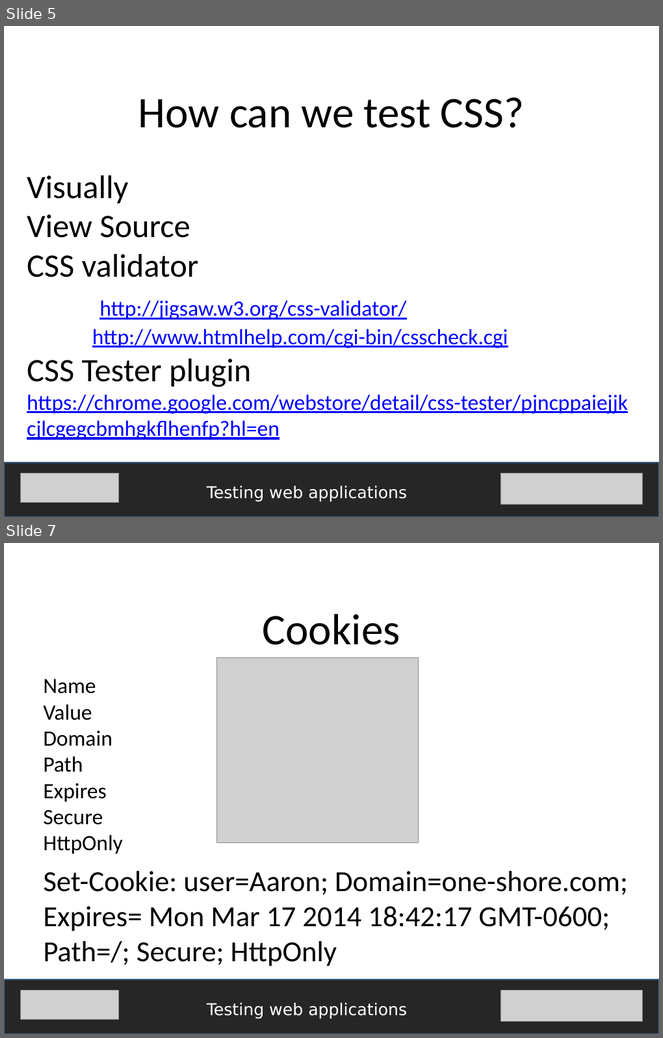
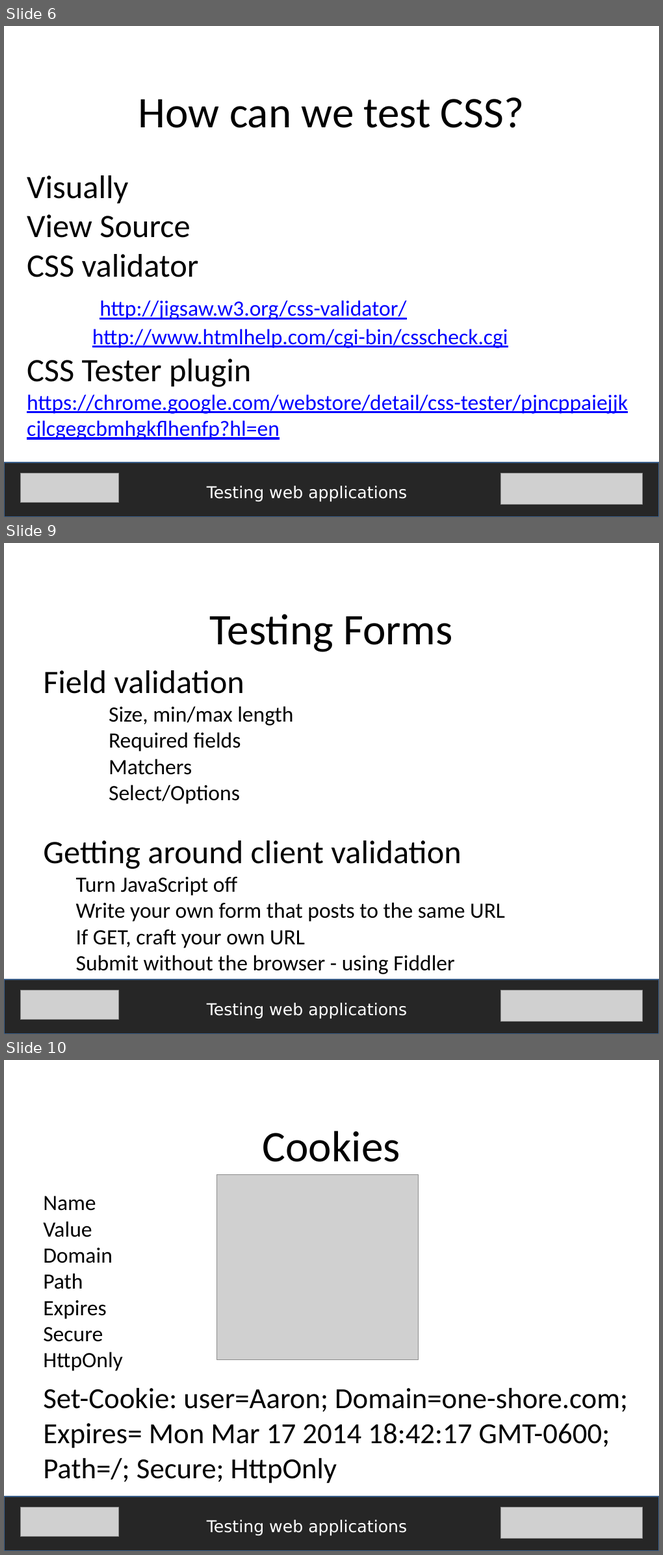
Before and after one commit to fijiaaron/testing-web-apps-and-services, a slide deck: presentations/Testing web apps.pptx. Shown one above the other, each under a label of ours: slides 5 and 7 before the commit, slides 6, 9 and 10 after it; the slides between them are not shown. The pictures are 663x1038 and 663x1555 pixels, drawn with LibreOffice and Linux fonts; fonts in the diff are those of the drawing; grey boxes stand for pictures. Boxes give left, top, right and bottom in pixels: in the first picture for what was removed or moved away, otherwise in the second. Text is boxed around its words. In the diff, an @@ line names an element or a change of style, - is before the commit and + after.

Commit message:
testing web apps done

```diff
--- a/presentations/Testing web apps.pptx
+++ b/presentations/Testing web apps.pptx
@@ slide 9 added at [4,543,659,1034], background #FFFFFF @@
@@ text added at [210,614,453,652], 48 pt, text #000000 @@
+Testing Forms
@@ text added at [43,670,505,975], 24 pt, text #000000 @@
+Field validation
+Size, min/max length
+Required fields
+Matchers
+Select/Options
+Getting around client validation
+  Turn JavaScript off
+  Write your own form that posts to the same URL
+  If GET, craft your own URL
+  Submit without the browser - using Fiddler
@@ rectangle added at [4,980,659,1034], fill #262626, outline #3A5F8C 2 pt @@
@@ picture added at [20,990,118,1020] @@
@@ picture added at [501,990,643,1021] @@
@@ text added at [207,1003,407,1019], 18 pt, text #FFFFFF @@
+Testing web applications
@@ what was slide 5 is now slide 6 @@
@@ what was slide 7 is now slide 10 @@
```
Also in this commit, not shown: 3 slides changed, 15 other slides added, 1 other file.
